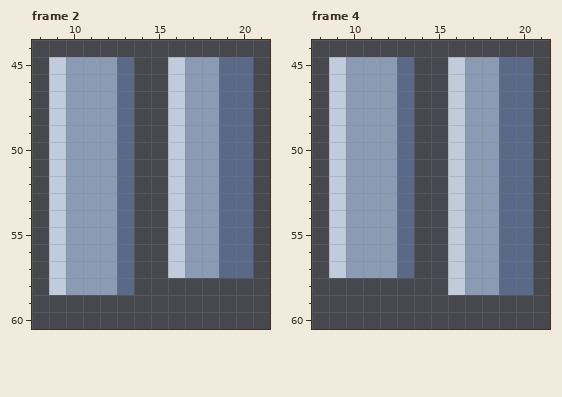
Edited in one commit: pixel-art file (art-src/aseprite/legs_trousers.aseprite). Above: the version before the commit.
32x64 pixels, 4 frames. Shown: frame 2: x 8..21, y 44..60; frame 4: x 8..21, y 44..60. The old version is drawn lined up with the new one. The commit also changed other frames, which this record leaves out.
The result:
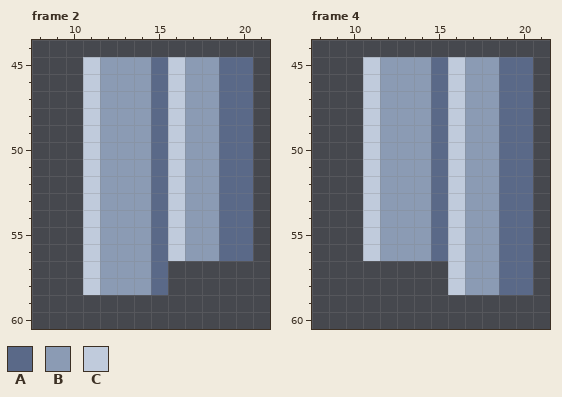
Palette (. is transparent): A #5a6988  B #8b9bb4  C #c0cbdc
What changed:
whole drawing moved by -1,+0 (the old picture is shown already moved)
Frame 2:
y 45..56: x 9..11 CBB -> ..C; x 13..15 A.. -> BBA
y 57: x 9..11 CBB -> ..C; x 13..20 A..CBBAA -> BBA.....
y 58: x 9..11 CBB -> ..C; x 13..15 A.. -> BBA
Frame 4:
y 45..56: x 9..11 CBB -> ..C; x 13..15 A.. -> BBA
y 57: x 9..13 CBBBA -> .....
Pixel boxes of the changes (left, top, right, bottom) in both pictures:
changed: (49, 57, 253, 295)
changed: (329, 57, 448, 278)
